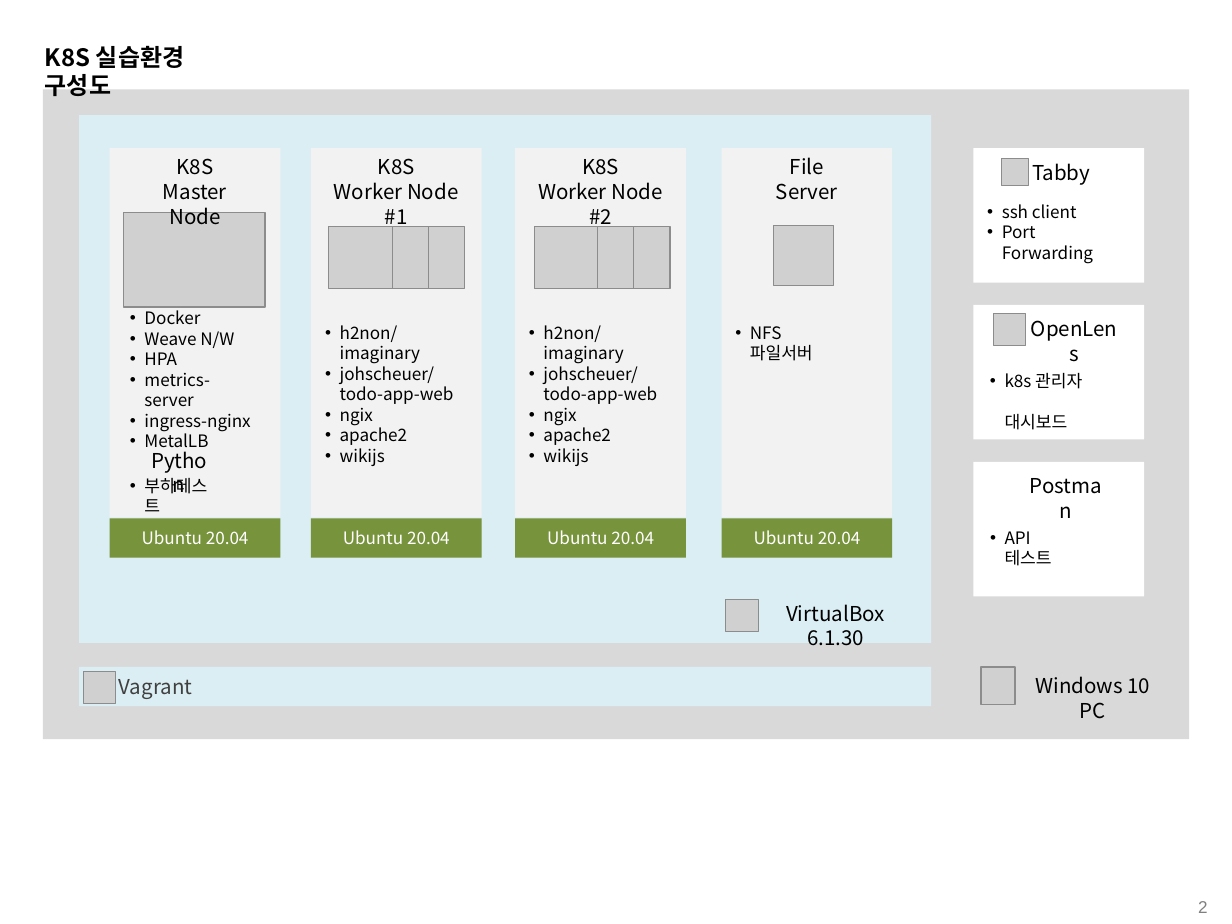
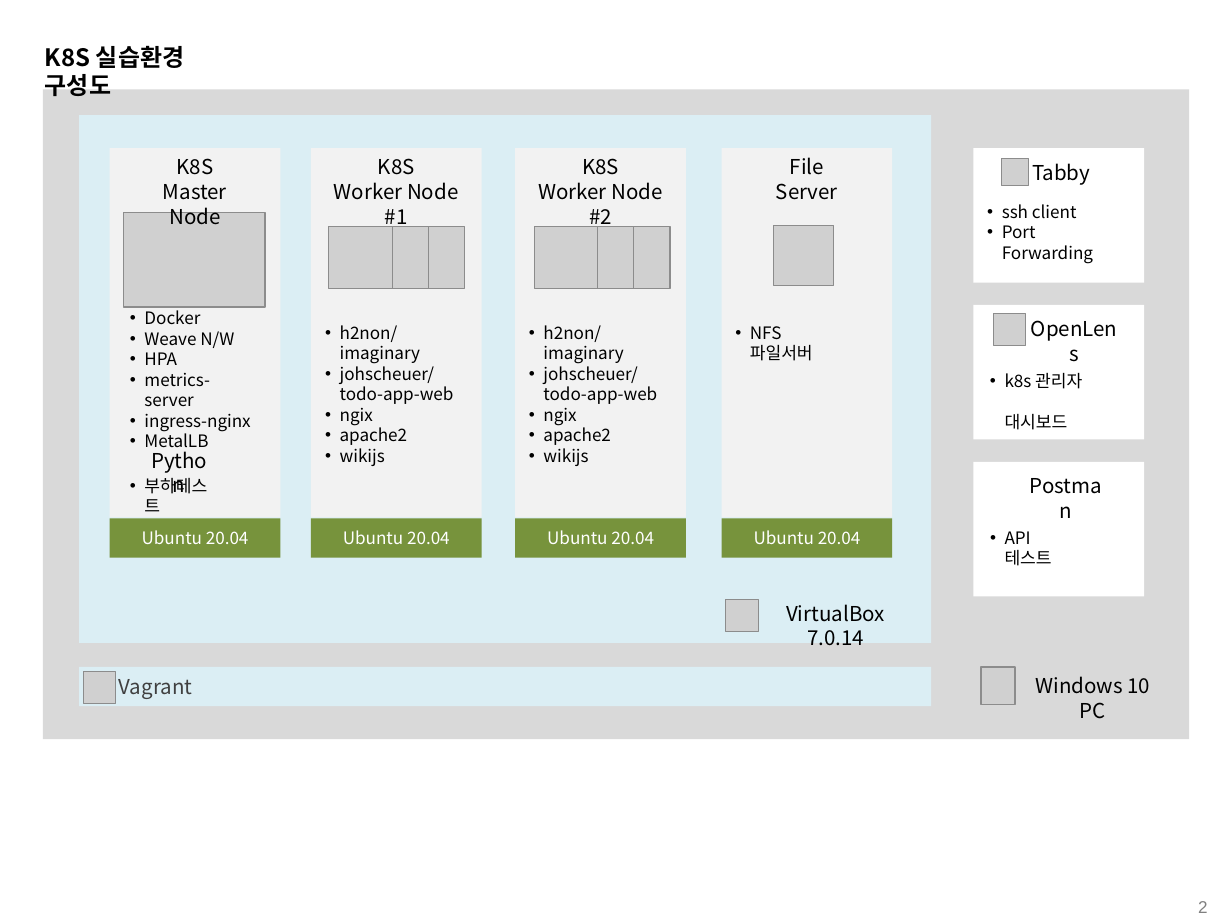
Before and after one commit to grollcake/k8s-practice, a slide deck: slide 2 of k8s practice.pptx. Drawn at 1232x924 pixels with LibreOffice and Linux fonts; fonts in the diff are those of the drawing; grey boxes stand for pictures; background and template pictures are left out. Boxes give left, top, right and bottom in pixels: in the first picture for what was removed or moved away, otherwise in the second. Text is boxed around its words. In the diff, an @@ line names an element or a change of style, - is before the commit and + after.

```diff
--- a/k8s practice.pptx
+++ b/k8s practice.pptx
@@ text at <box>786,604,885,646</box>: text changed @@
-VirtualBox 6.1.30
+VirtualBox 7.0.14
```
Also in this commit, not shown: 3 other slides changed.
